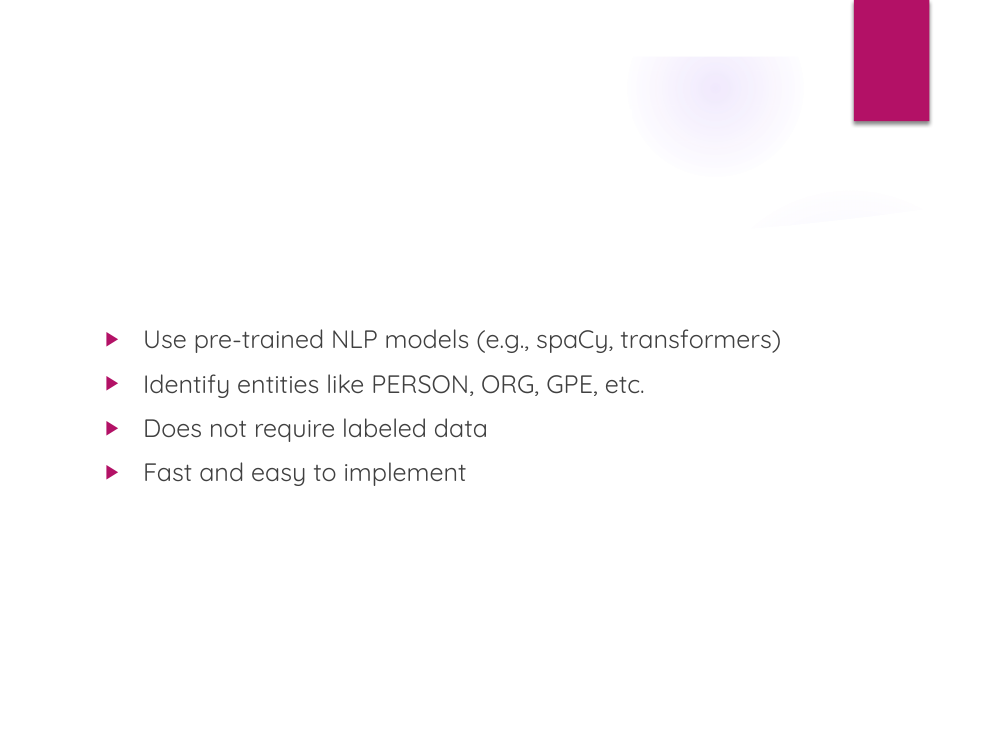
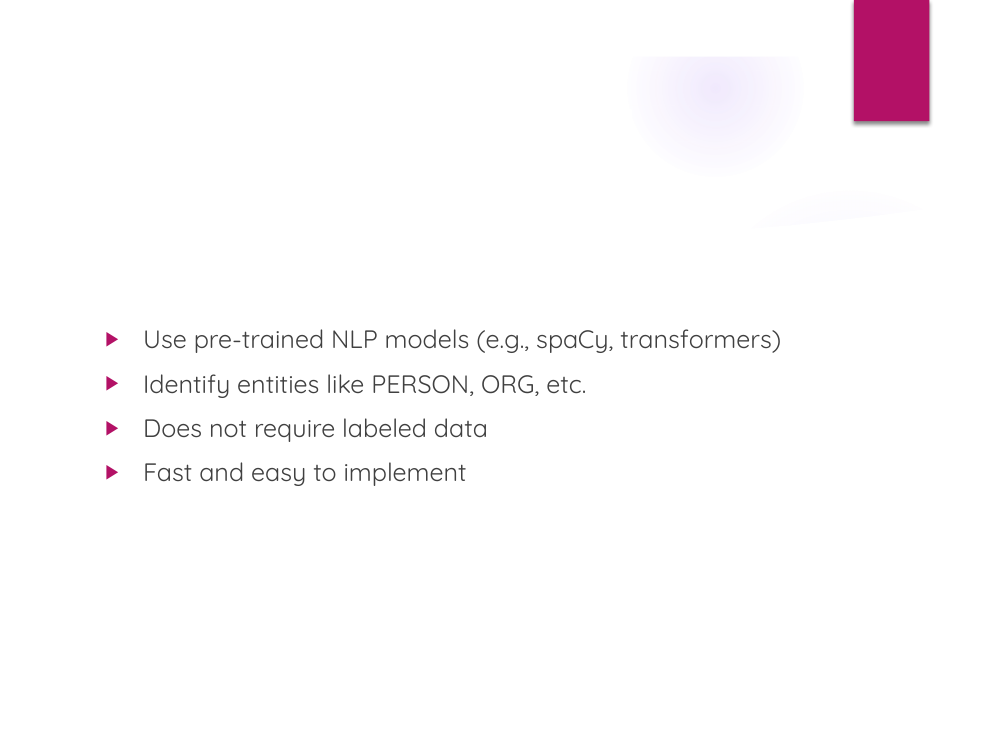
Before and after one commit to ChooseAddress2024/DBS, a slide deck: slide 3 of DBS_PPT_1.pptx. Drawn at 1008x756 pixels with LibreOffice and Linux fonts; fonts in the diff are those of the drawing; background and template pictures are left out. Boxes give left, top, right and bottom in pixels: in the first picture for what was removed or moved away, otherwise in the second. Text is boxed around its words. In the diff, an @@ line names an element or a change of style, - is before the commit and + after.

```diff
--- a/DBS_PPT_1.pptx
+++ b/DBS_PPT_1.pptx
@@ text at box(143, 374, 586, 398): text changed @@
-▶ Identify entities like PERSON, ORG, GPE, etc.
+▶ Identify entities like PERSON, ORG, etc.
```
Also in this commit, not shown: 1 other slide changed, 10 other files.
